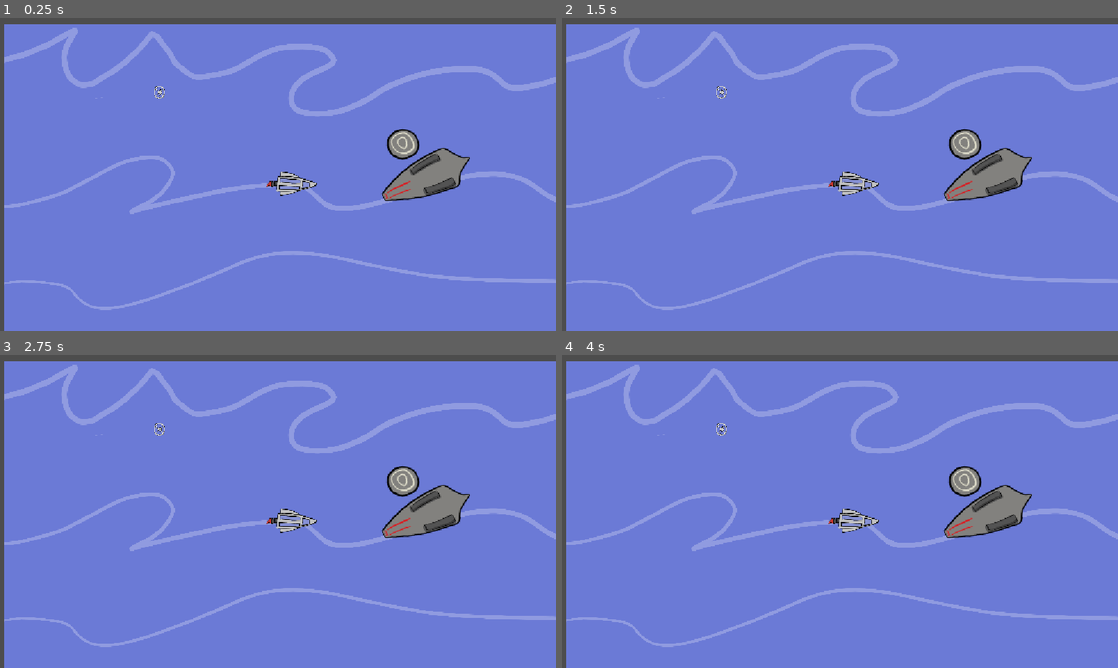
Above: before the commit, frames 1-4 (two rows, left to right).
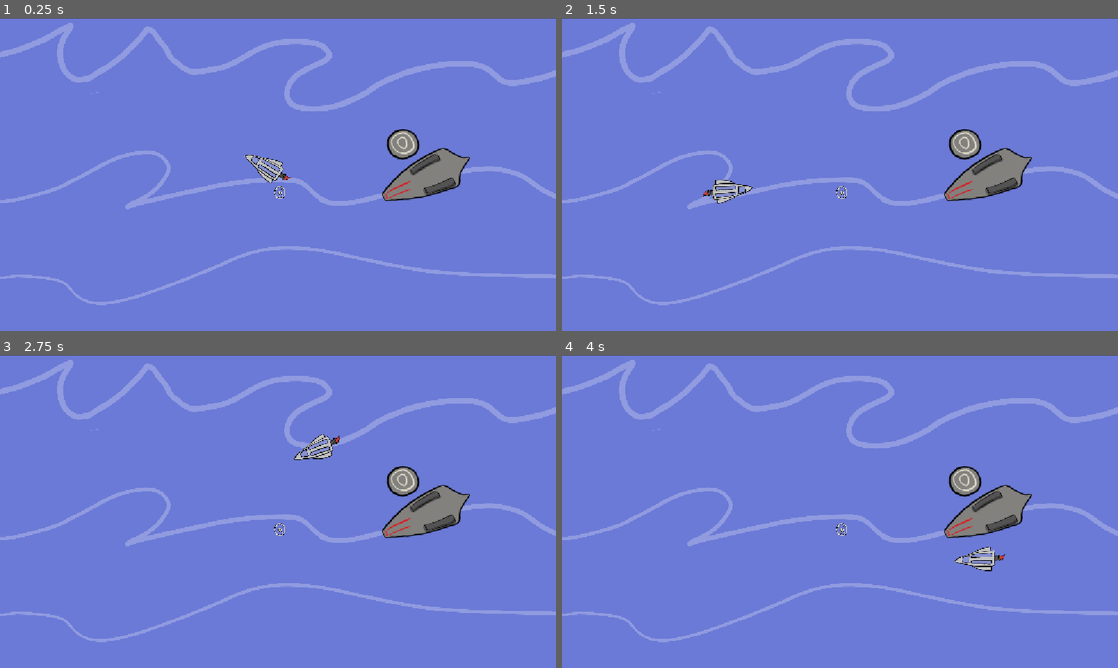
Above: after the commit, the same moments.

Repository: ecleaver/GoDot-GameCourse
Game: Godot game, scene res://Scenes/Ocean/Ocean.tscn
Two runs of this game, one before a commit and one after it. Both use one fixed random seed, a clock stepped at 60 frames per second and the inputs below.
Inputs (mouse positions are in pixels of both pictures, inside the frame that each line leads up to):
- Up to frame 1 (0.25 s): no input
- Up to frame 2 (1.5 s): move the mouse to (962, 158) at 0.52 s; hold Right (ui_right) 0.53-1.28 s; move the mouse to (728, 190) at 1.27 s; hold Left (ui_left) from 1.28 s (still down)
- Up to frame 3 (2.75 s): move the mouse to (333, 442) at 2.02 s; release Left (ui_left) at 2.03 s; hold Right (ui_right) from 2.03 s (still down)
- Up to frame 4 (4 s): move the mouse to (812, 574) at 2.77 s; move the mouse to (1006, 558) at 3.52 s; release Right (ui_right) at 3.53 s; hold Left (ui_left) from 3.53 s (still down)

The runs differ from the first frame. In frame 1, 12% of the frame differs, in the area x 0-100%, y 0-100%; in frame 2, 12%; in frame 3, 12%; in frame 4, 12%.
Error before the commit: Parse Error: Could not find type "Movement" in the current scope. (res://Scenes/Ocean/Scripts/Ocean.gd:15)

Commit message:
Class created for movement

Diff:
--- a/foundations/Scenes/Ocean/Ocean.tscn
+++ b/foundations/Scenes/Ocean/Ocean.tscn
@@ -91,7 +91,7 @@
 script = ExtResource("1_5eu54")
 
 [node name="Waves" type="Sprite2D" parent="." unique_id=852027759]
-position = Vector2(588.7779, 339.5)
+position = Vector2(580, 329)
 scale = Vector2(0.30231482, 0.30231482)
 texture = ExtResource("2_d8ff6")
 
--- /dev/null
+++ b/foundations/Scenes/Ocean/Scripts/Movement.gd
@@ -0,0 +1,76 @@
+## A class created to control the movement of a AnimatedSprite2d.
+## Needs to be given an AnimatedSprite2d to work.
+extends Node2D
+class_name Movement
+
+## needs to be assigned a Animated Sprite 2d
+var sprit: AnimatedSprite2D
+
+## needs to be feed the mouses poition
+var getMouse = 0
+##
+var radius : float = 100
+## angle needs to receive a value * delta
+var angle : float
+## used to chnage the planes speed
+var speed : float = 40
+## update the x position of the circle
+var pos_xCircle : float = 500
+## update the y position of the cirle
+var pos_yCircle : float = 300
+
+## need to get the move * delta
+var move : float = 0
+
+
+enum ScreenPositions {
+	MAX_X = 1100,
+	MIN_XY = 30,
+	MAX_Y = 600
+}
+var rotate : float = 0
+var sprit_rotate : float = 0
+
+func _init(p_sprit : AnimatedSprite2D) -> void:
+	sprit = p_sprit
+	pass
+
+func getDelta(p_move : float = 0, p_rotate : float = 0) -> void:
+	move = p_move
+	rotate = p_rotate
+	pass
+
+func createCircle () -> void:
+
+	var positions : Array[float] = [radius * cos(angle) + pos_xCircle, radius * sin(angle) + pos_yCircle]
+	sprit.position.x = positions[0]
+	sprit.position.y = positions[1]
+
+
+
+func moveSprite() -> void:
+	if (sprit.global_position.x > ScreenPositions.MIN_XY and sprit.global_position.x < ScreenPositions.MAX_X and sprit.global_position.y > ScreenPositions.MIN_XY and sprit.global_position.y < ScreenPositions.MAX_Y):
+		#setting move_local_x to false removes the gobal scaling affects
+		sprit.move_local_x(-move)
+	elif sprit.global_position.x <= ScreenPositions.MIN_XY:
+		sprit.global_position.x += move
+	elif sprit.global_position.x >= ScreenPositions.MAX_X:
+		sprit.global_position.x -= move
+	elif sprit.global_position.y <= ScreenPositions.MIN_XY:
+		sprit.global_position.y += move
+	elif sprit.global_position.y >= ScreenPositions.MAX_Y:
+		sprit.global_position.y -= move
+
+	if (sprit.global_position.x <= ScreenPositions.MIN_XY or sprit.global_position.x >= ScreenPositions.MAX_X or sprit.global_position.y <= ScreenPositions.MIN_XY or sprit.global_position.y >= ScreenPositions.MAX_Y):
+		sprit.rotate(rotate)
+	pass
+
+func rotateSprite() -> void:
+	if Input.is_action_pressed("ui_left"):
+		sprit.rotate(-sprit_rotate)
+	elif Input.is_action_pressed("ui_right"):
+		sprit.rotate(sprit_rotate)
+
+func moveToMouse() -> void:
+	sprit.look_at(getMouse)
+	sprit.move_local_x(-(speed * move))
--- /dev/null
+++ b/foundations/Scenes/Ocean/Scripts/Study/Character.gd
@@ -0,0 +1,25 @@
+class_name Character
+
+## Takes in health as a int
+var health: int = 50
+## Takes in the Character name
+var name : String = "Name"
+## Takes a string for the weapon name
+var weapon : String = "Weapon Name"
+
+func _init(p_health : int, p_name : String, p_weapon : String) -> void:
+	health = p_health
+	name = p_name
+	weapon = p_weapon
+	pass
+
+
+## A function to print the value of health
+func print_health () -> void:
+	print("Health: %d" %health)
+
+## A function to print the character infoamtion
+func say_character_ino () -> void:
+	print("Name: ", name)
+	print("Weapon: ", weapon)
+	print("Current Health: ", health)
--- /dev/null
+++ b/foundations/Scenes/Ocean/Scripts/Study/Runner.gd
@@ -0,0 +1,9 @@
+@tool
+extends EditorScript
+
+
+# Called when the script is executed (using File -> Run in Script Editor).
+func _run() -> void:
+	var aragorn : Character = Character.new(100, "Aragorn", "Sword")
+
+	aragorn.say_character_ino()
Not shown, added: foundations/Scenes/Ocean/Scripts/Movement.gd.uid
Not shown, added: foundations/Scenes/Ocean/Scripts/Study/Character.gd.uid
Not shown, added: foundations/Scenes/Ocean/Scripts/Study/Runner.gd.uid
